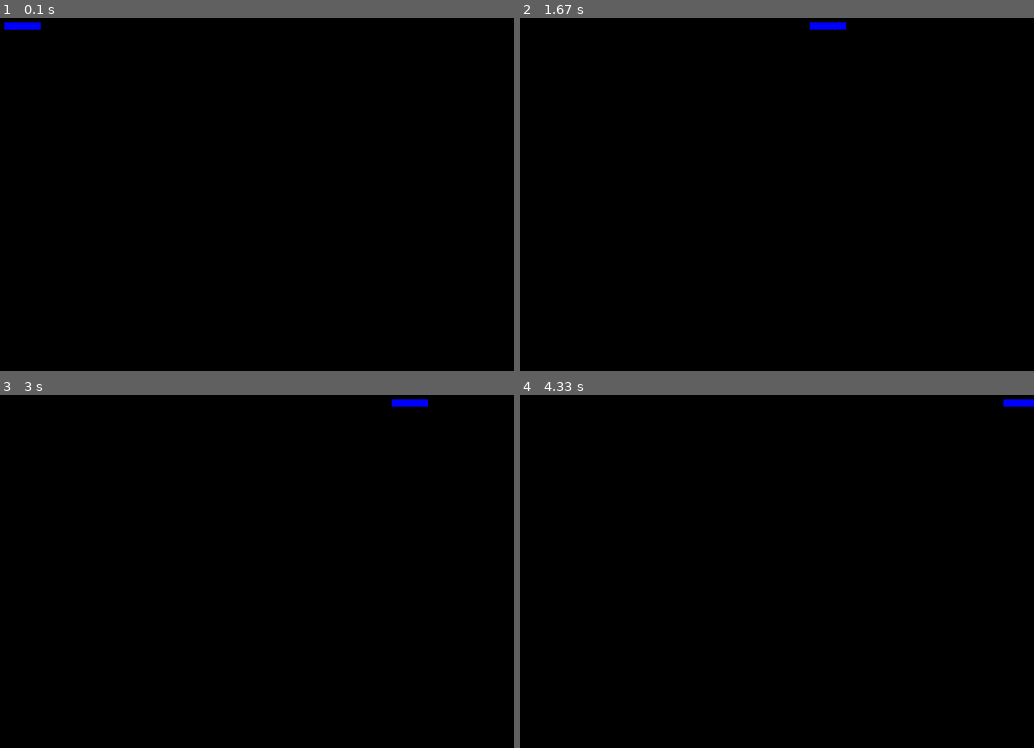
Above: before the commit, frames 1-4 (two rows, left to right).
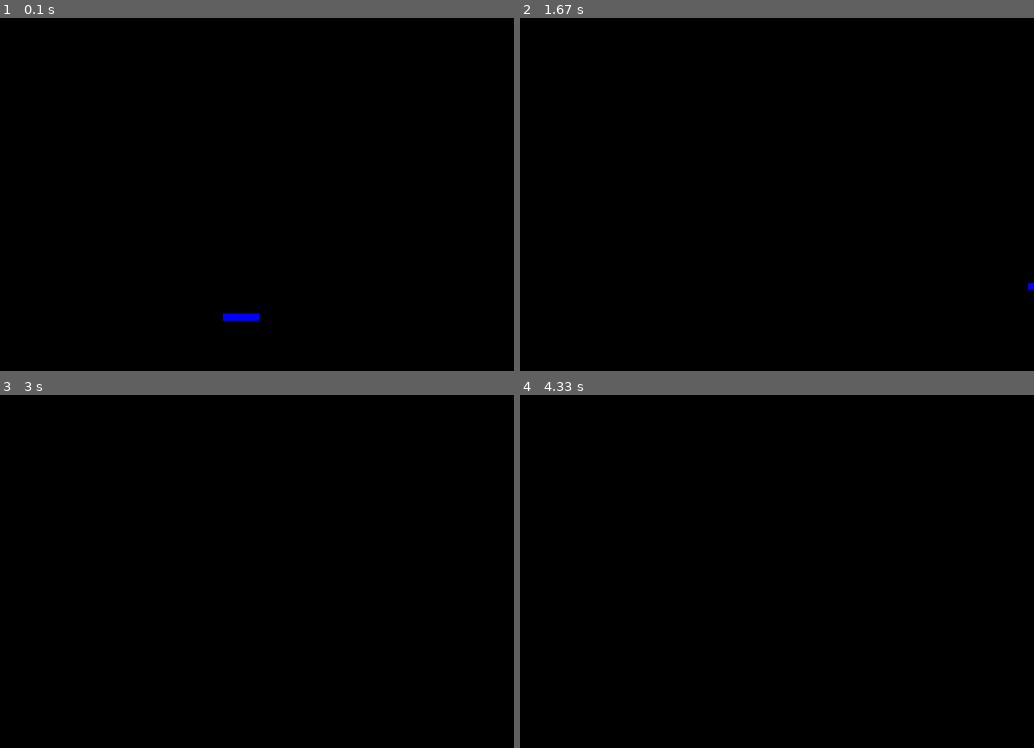
Above: after the commit, the same moments.

Repository: jeanmarclecul/N01D
Game: pygame game, started from noid.py
Two runs of this game, one before a commit and one after it. Both use one fixed random seed, a clock stepped at 60 frames per second and the inputs below.
Inputs:
- Up to frame 1 (0.1 s): no input
- Up to frame 2 (1.67 s): hold D 0.33-0.8 s; hold D 0.83-1.3 s; tap Z at 0.9, 1.2 s
- Up to frame 3 (3 s): hold S 1.9-2.2 s; tap Z at 1.97, 2.73 s; hold D from 2.67 s (still down)
- Up to frame 4 (4.33 s): tap Z at 3.03, 3.4 s; release D at 3.3 s; hold S 3.33-3.7 s

The runs differ from the first frame. In frame 1, 0.3% of the frame differs, in the area x 0-51%, y 1-86%; in frame 2, 0.2%; in frame 3, 0.1%; in frame 4, 0.1%.

Commit message:
paddle modifications and global variables

Diff:
--- a/model/paddle.py
+++ b/model/paddle.py
@@ -1,4 +1,5 @@
 import pygame
+import settings
 
 
 class paddle:
@@ -38,3 +39,15 @@
             self.xpos -= self.xspeed
         if dir == "RIGHT":
             self.xpos += self.xspeed
+        if dir == "UP":
+            self.ypos -= self.yspeed
+        if dir == "DOWN":
+            self.ypos += self.yspeed
+        if self.xpos < 0:
+            self.xpos = 0
+        if self.ypos < 0:
+            self.ypos = 0
+        if self.xpos > settings.WIDTH:
+            self.xpos = settings.WIDTH
+        if self.ypos > settings.HEIGHT:
+            self.ypos = settings.HEIGHT
--- a/noid.py
+++ b/noid.py
@@ -1,6 +1,8 @@
 from model.paddle import paddle
+import settings
 import pygame
 import sys
+
 
 # Colors
 WHITE = (255, 255, 255)
@@ -8,8 +10,7 @@
 RED = (255, 0, 0)
 BLUE = (0, 0, 255)
 
-# Constants
-WIDTH, HEIGHT = 800, 600
+settings.init()
 
 
 def main():
@@ -17,10 +18,12 @@
     pygame.init()
 
     # Create the screen
-    screen = pygame.display.set_mode((WIDTH, HEIGHT))
+    screen = pygame.display.set_mode((settings.WIDTH, settings.HEIGHT))
     pygame.display.set_caption("NOID")
 
-    p1_paddle = paddle(100, 100, 7, 1, 50, 5, "player1")
+    p1_paddle = paddle(
+        settings.WIDTH / 2, settings.HEIGHT - 100, 7, 7, 50, 5, "player1"
+    )
     print(p1_paddle.get_life())
 
     # Main game loop
@@ -42,6 +45,10 @@
             p1_paddle.move("LEFT")
         if keys[pygame.K_d]:
             p1_paddle.move("RIGHT")
+        if keys[pygame.K_z]:
+            p1_paddle.move("UP")
+        if keys[pygame.K_s]:
+            p1_paddle.move("DOWN")
 
         p1_paddle.draw_paddle(screen, BLUE)
 
--- /dev/null
+++ b/settings.py
@@ -0,0 +1,3 @@
+def init():
+    global WIDTH, HEIGHT
+    WIDTH, HEIGHT = 800, 600
